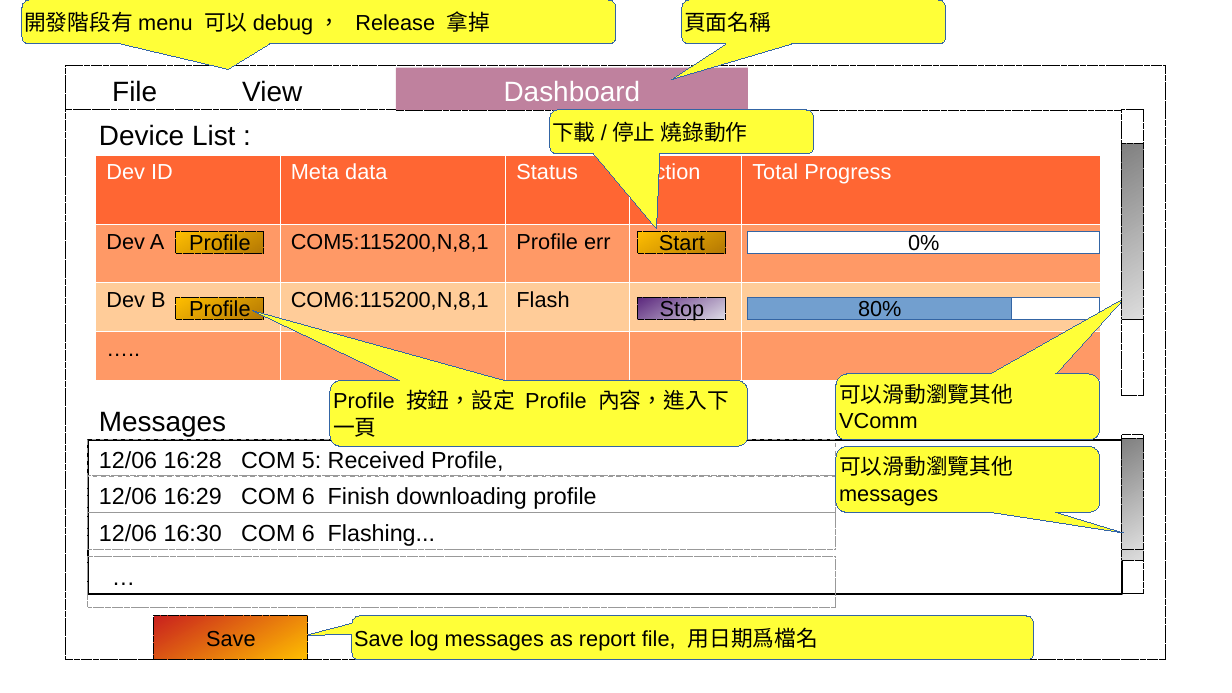
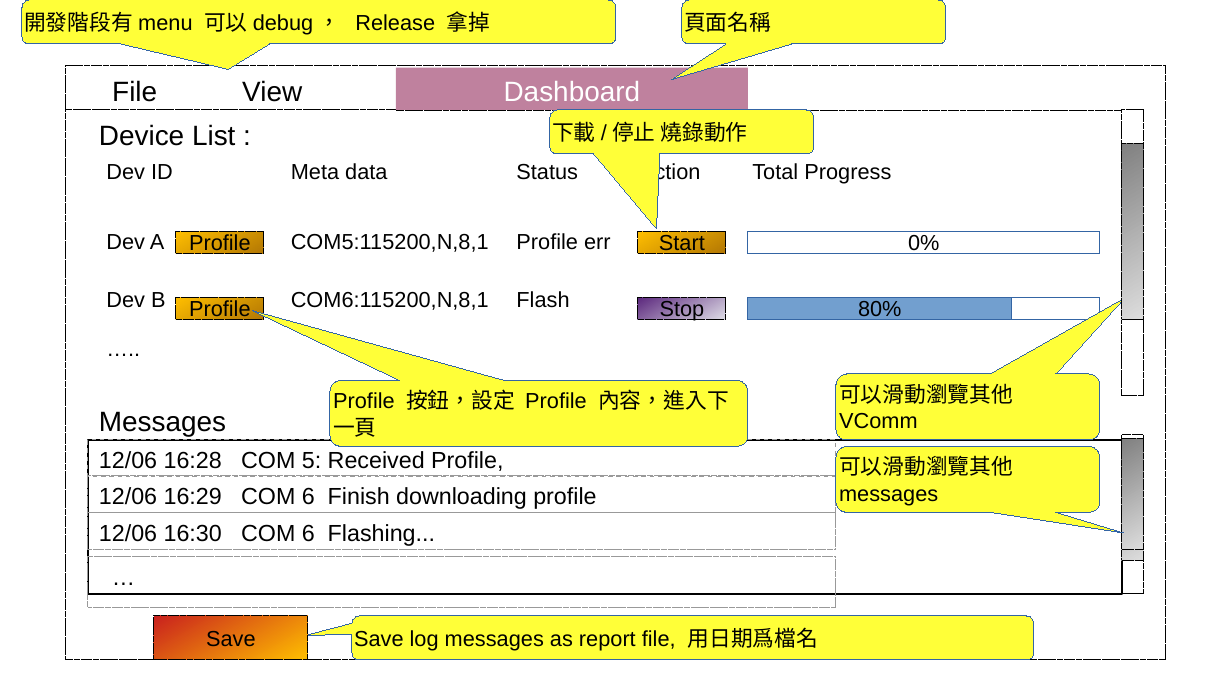
Before and after one commit to tomjpsun/obsidianVaults, a slide deck: slide 2 of DM9051A OTP 燒錄專案/8051A OTP GUI.odp. Drawn at 1232x693 pixels with LibreOffice and Linux fonts; fonts in the diff are those of the drawing. Boxes give left, top, right and bottom in pixels: in the first picture for what was removed or moved away, otherwise in the second. Text is boxed around its words. In the diff, an @@ line names an element or a change of style, - is before the commit and + after.

```diff
--- a/DM9051A OTP 燒錄專案/8051A OTP GUI.odp
+++ b/DM9051A OTP 燒錄專案/8051A OTP GUI.odp
@@ table at [95, 154, 1101, 380] @@
@@ fill #FF6633 to none in row 1 @@
@@ fill #FF9966 to none in 4 cells @@
@@ fill #FFCC99 to none in 3 cells @@
@@ text colour #FFFFFF to #000000 in "Dev ID", "Meta data", "Status", "Action" and 1 more places @@
@@ borders changed @@
```
Also in this commit, not shown: 2 other slides changed, 1 other file.
